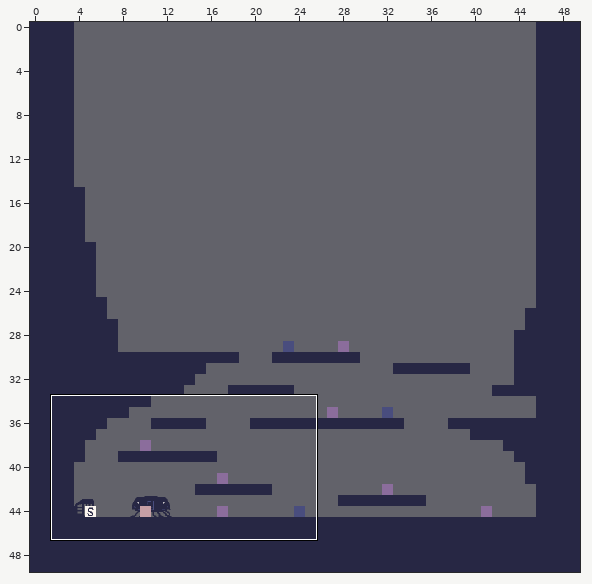
A Tiled map gets an edit: assets/maps/main.tmx. Above: a wide view before the commit, with the close-up outlined.
Close-up. Earlier state:
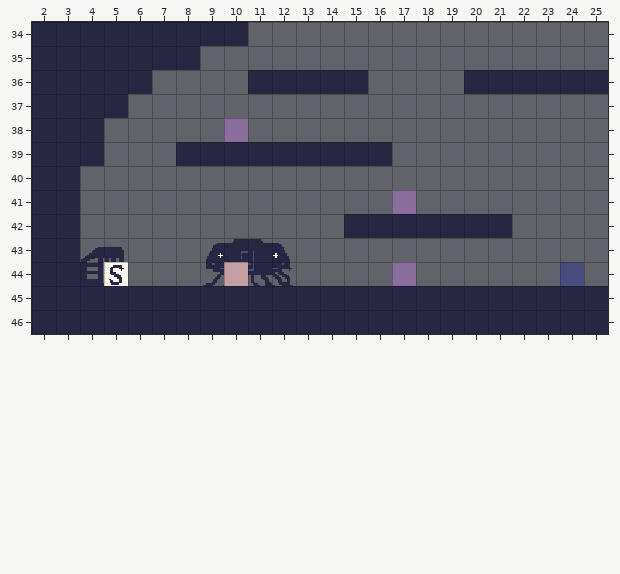
Cells are 16x16 px. Shown: x 2..25, y 34..46. The commit also changed other parts of the map, which this record leaves out.
Once edited:
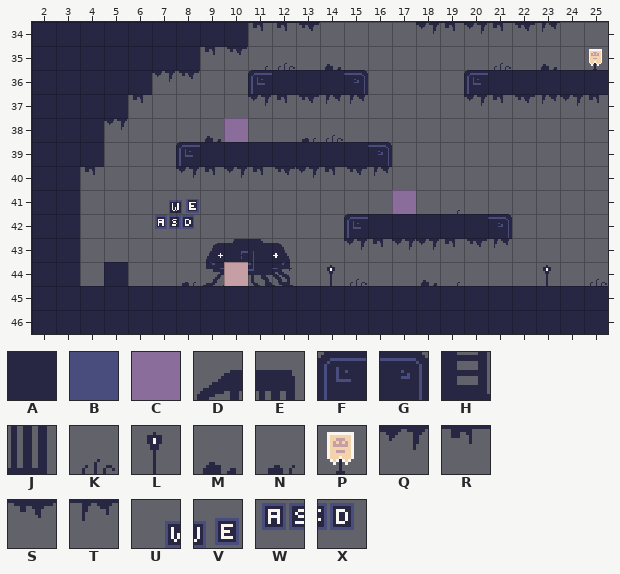
Key: from "main": A 0, B 1, C 2, D 22, E 23, F 33, G 35, H 38, J 39, K 53, L 56, M 57, N 58, P 59, Q 85, R 86, S 87, T 88, U 90, V 91, W 106, X 107.
_ is an empty cell.
Objects are placed by their top-left corner, in cells (3,4 is the top-left corner of cell 3,4); size is 1x1 cell unless given.
Tiles of an added or newly shown layer are drawn over the layers below it.
The edit:
{"where": "layer \"collisions\""}
{"y":36,"x":11,"old":"A","new":"F"}
{"y":36,"x":15,"old":"A","new":"G"}
{"y":36,"x":20,"old":"A","new":"F"}
{"y":39,"x":8,"old":"A","new":"F"}
{"y":39,"x":16,"old":"A","new":"G"}
{"y":42,"x":15,"old":"A","new":"F"}
{"y":42,"x":21,"old":"A","new":"G"}
{"where": "layer \"fg\" (added)"}
{"y":35,"x":12,"old":"_","new":"K"}
{"y":35,"x":14,"old":"_","new":"M"}
{"y":35,"x":21,"old":"_","new":"K"}
{"y":35,"x":23,"old":"_","new":"M"}
{"y":35,"x":25,"old":"_","new":"P"}
{"y":38,"x":9,"old":"_","new":"M"}
{"y":38,"x":13,"old":"__","new":"NK"}
{"y":44,"x":8,"old":"_","new":"N"}
{"y":44,"x":14,"old":"__","new":"LK"}
{"y":44,"x":18,"old":"_","new":"M"}
{"y":44,"x":23,"old":"_","new":"L"}
{"y":44,"x":25,"old":"_","new":"K"}
{"where": "layer \"objects\""}
{"y":34,"x":11,"old":"___","new":"RRS"}
{"y":34,"x":18,"old":"______","new":"QRQRST"}
{"y":35,"x":9,"old":"__","new":"RS"}
{"y":36,"x":7,"old":"__","new":"QS"}
{"y":37,"x":6,"old":"_","new":"R"}
{"y":37,"x":11,"old":"_____","new":"QRSTT"}
{"y":37,"x":20,"old":"______","new":"QRSTQR"}
{"y":38,"x":5,"old":"_","new":"Q"}
{"y":40,"x":4,"old":"_","new":"R"}
{"y":40,"x":8,"old":"_________","new":"QRQRSQRST"}
{"y":41,"x":7,"old":"__","new":"UV"}
{"y":42,"x":7,"old":"__","new":"WX"}
{"y":43,"x":4,"old":"DE","new":"__"}
{"y":43,"x":15,"old":"_______","new":"QRQQRST"}
{"y":44,"x":4,"old":"HJ","new":"__"}
{"where": "layer \"spawners\""}
{"was": "C \"cat\" at 17,44", "now": "outside this view"}
{"was": "B \"mob\" at 24,44", "now": "outside this view"}
{"now": "A \"collector\" at 5,44"}
{"label":"changed","picture_box":[80,22,608,286]}
